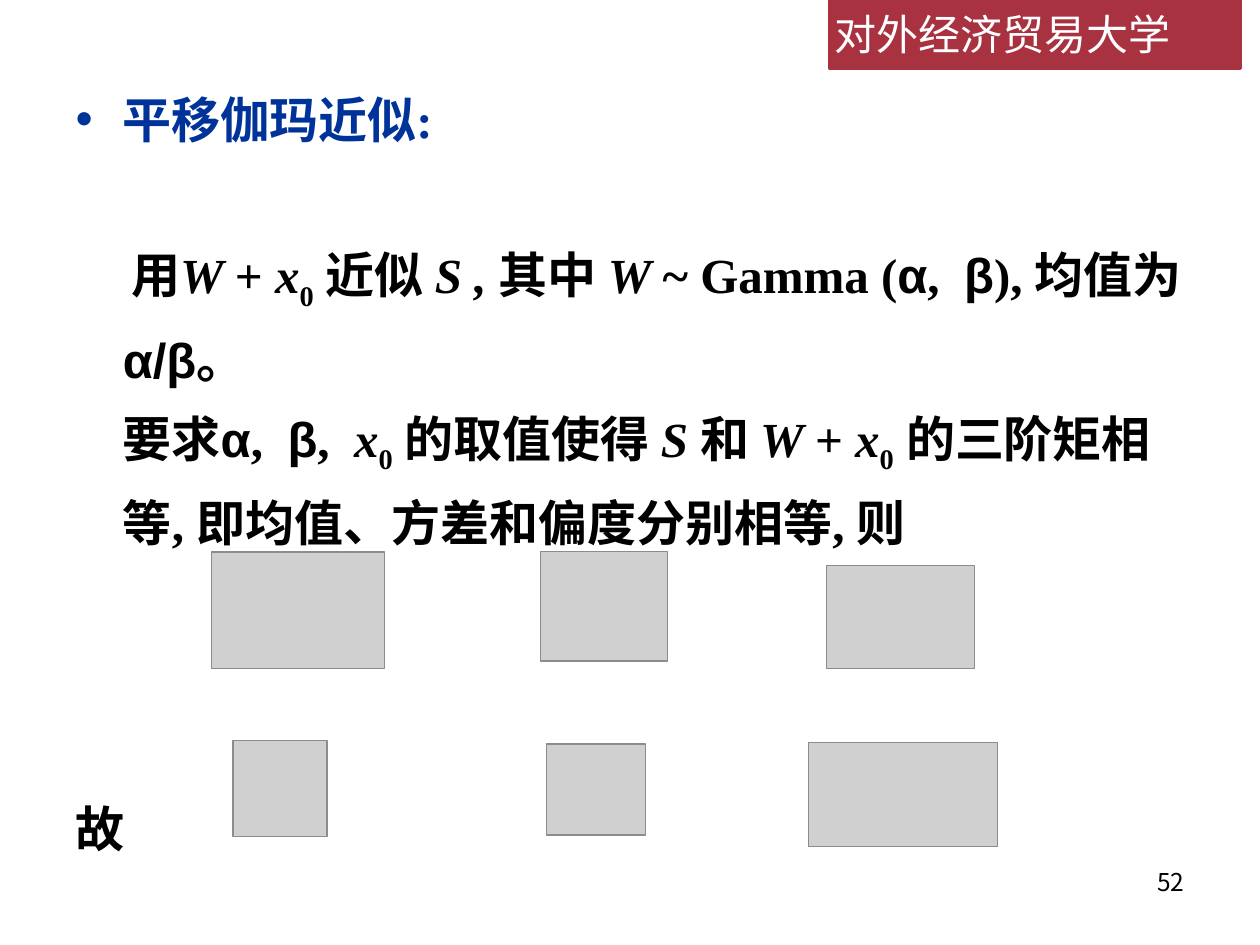
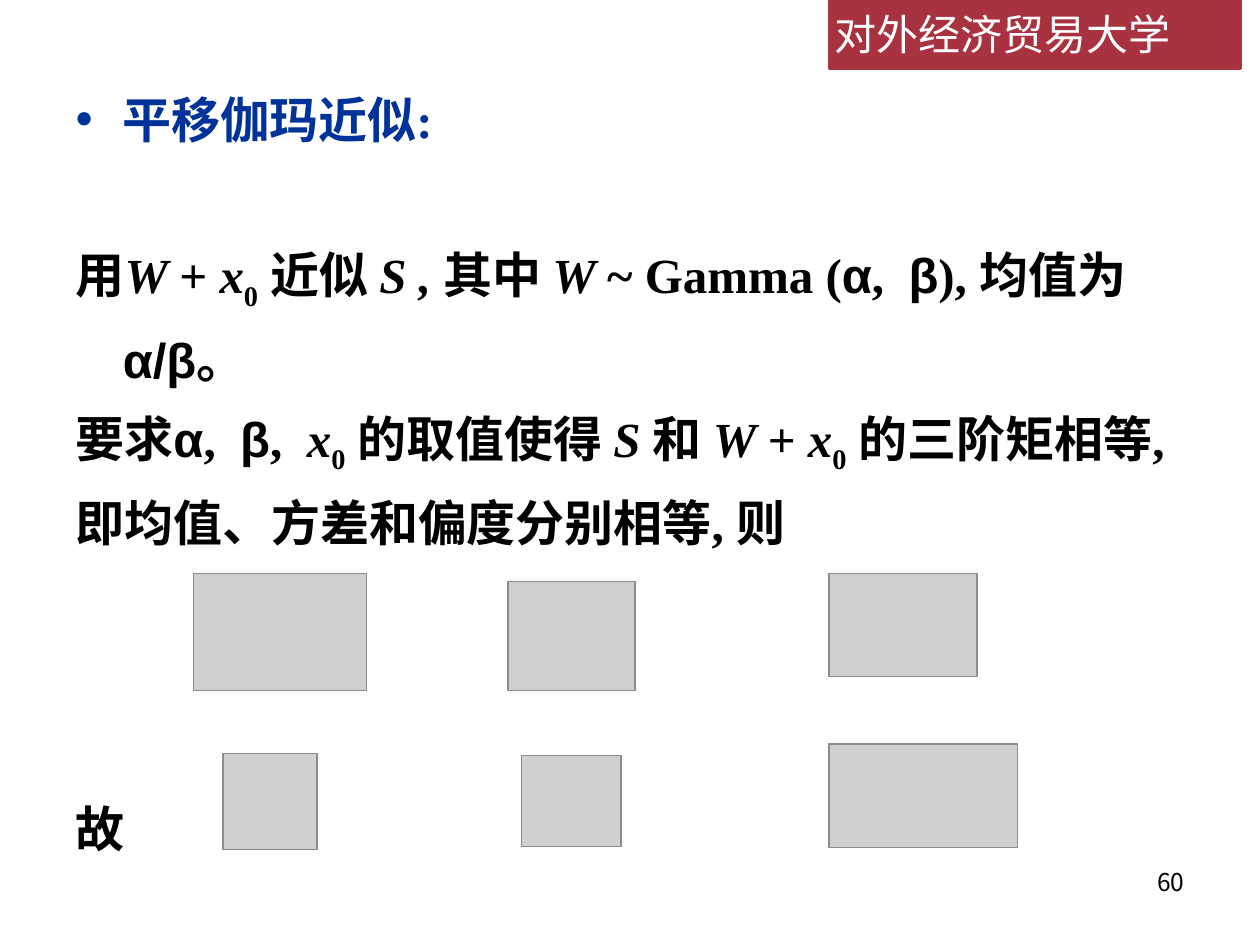
Before and after one commit to lizhengxiao/Non-life-Insurance-Actuarial-Science, a slide deck: slide 60 of Lectures/Week 6 - 累积损失模型.pptx (slide 52 before the commit). Drawn at 1260x945 pixels with LibreOffice and Linux fonts; fonts in the diff are those of the drawing; grey boxes stand for pictures; background and template pictures are left out. Boxes give left, top, right and bottom in pixels: in the first picture for what was removed or moved away, otherwise in the second. Text is boxed around its words. In the diff, an @@ line names an element or a change of style, - is before the commit and + after.

```diff
--- a/Lectures/Week 6 - 累积损失模型.pptx
+++ b/Lectures/Week 6 - 累积损失模型.pptx
@@ text at box(76, 415, 1165, 549): bullet   to none @@
@@ picture: place and size @@
-picture at box(212, 552, 384, 669)
+picture at box(194, 573, 367, 690)
@@ picture: place and size @@
-picture at box(541, 552, 668, 662)
+picture at box(508, 581, 635, 690)
@@ picture: place and size @@
-picture at box(827, 566, 974, 669)
+picture at box(829, 573, 976, 677)
@@ picture: place and size @@
-picture at box(809, 742, 998, 845)
+picture at box(829, 745, 1018, 848)
@@ picture: place and size @@
-picture at box(233, 741, 328, 837)
+picture at box(223, 753, 318, 849)
@@ picture: place and size @@
-picture at box(547, 745, 646, 835)
+picture at box(522, 755, 621, 845)
@@ page number at box(1157, 872, 1184, 892): text changed @@
-52
+60
```
Also in this commit, not shown: 11 other slides changed, 10 slides added, 2 slides removed, 1 other file.
